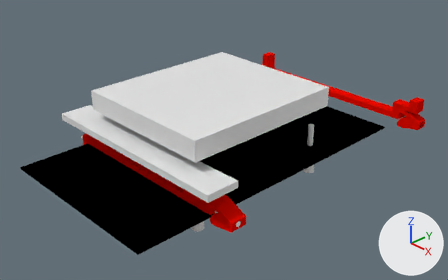
An edit to the Blender file din-rail-mounts.blend, drawn before and after from the same camera.
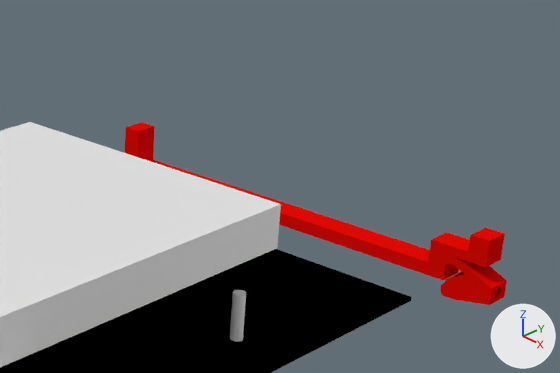
Each version is shown whole from a 50 mm camera at (0.253, -0.177, 0.171) aimed at (0.001, 0.062, 0.002), then close up on the part from 47% to 100% of the width and 0% to 57% of the height. The lights are fixed; the arrows at lower right show +X, +Y and +Z.
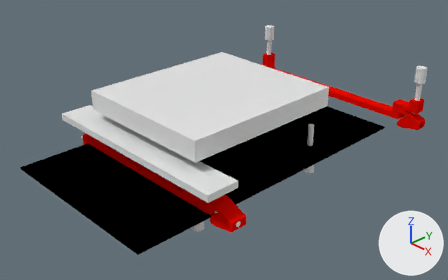
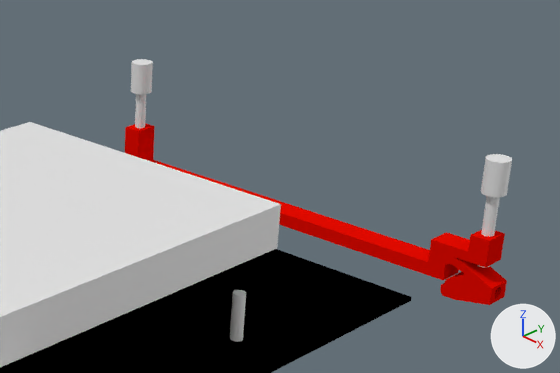
Pixel boxes [x1, y1, x2, y2] of what changed, in the close-ups (560 x 373 px):
```json
{"object": "Cylinder.005", "change": "added", "after": [477, 154, 512, 268]}
{"object": "Cylinder.006", "change": "added", "after": [131, 59, 153, 128]}
```

Scene script edits in JSON lines:
```json
{"op": "add", "block": "me_cylinder_007", "code": ["me_cylinder_007 = bpy.data.meshes.new('Cylinder.007')", "me_cylinder_007.from_pydata(...)  # 128 vertices, 68 faces; spans x -0.0035..0.0035, y -0.0035..0.0035, z -0.0204..0.0114"]}
{"op": "add", "block": "ob_cylinder_006", "code": ["ob_cylinder_006 = bpy.data.objects.new('Cylinder.006', me_cylinder_007)", "ob_cylinder_006.location = (-0.066, 0.1751, 0.0269)"]}
{"op": "add", "block": "ob_cylinder_005", "code": ["ob_cylinder_005 = bpy.data.objects.new('Cylinder.005', me_cylinder_007.copy())", "ob_cylinder_005.location = (0.066, 0.1751, 0.0269)"]}
```
